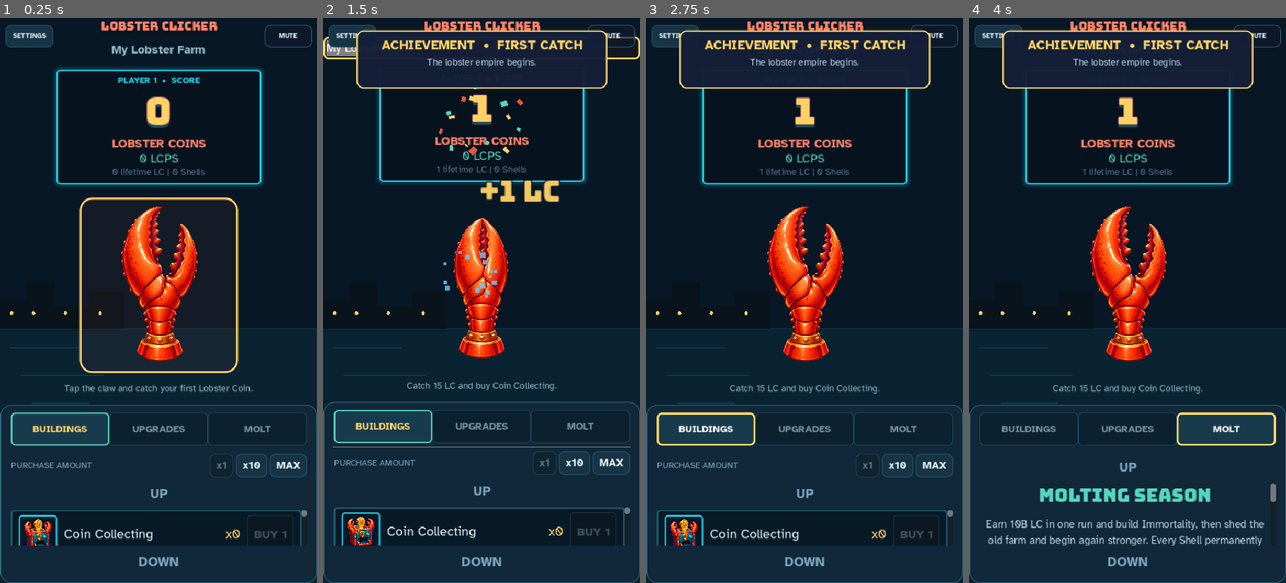
Above: before the commit, frames 1-4 (left to right).
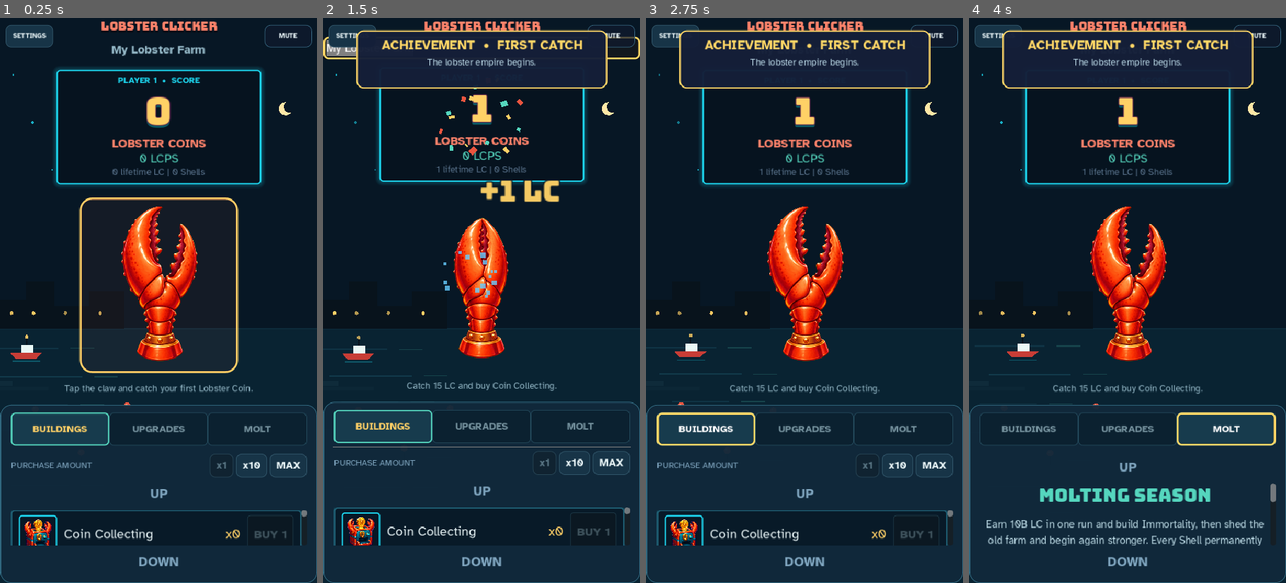
Above: after the commit, the same moments.

Repository: thecryptomasters/lobster-clicker
Game: Godot game, scene res://scenes/main.tscn
Two runs of this game, one before a commit and one after it. Both use one fixed random seed, a clock stepped at 60 frames per second and the inputs below.
Inputs (mouse positions are in pixels of both pictures, inside the frame that each line leads up to):
- Up to frame 1 (0.25 s): no input
- Up to frame 2 (1.5 s): click "My Lobster Farm" at 0.5 s; click (481, 283) at 1.25 s
- Up to frame 3 (2.75 s): click "BUILDINGS" at 2 s
- Up to frame 4 (4 s): click "UPGRADES" at 2.75 s; click "MOLT" at 3.5 s

The runs differ from the first frame. In frame 1, 0.3% of the frame differs, in the area x 3-92%, y 9-69%; in frame 2, 0.2%; in frame 3, 0.3%; in frame 4, 0.3%.

Commit message:
feat: bring the midnight harbor to life

Diff:
--- a/scenes/building_item.gd
+++ b/scenes/building_item.gd
@@ -203,17 +203,23 @@
 
 func _spawn_arcade_coin_burst() -> void:
 	var burst_layer := Node2D.new()
+	burst_layer.name = "PurchaseBurst"
 	burst_layer.position = icon_frame.size * 0.5
 	burst_layer.z_index = 20
 	icon_frame.add_child(burst_layer)
 	var tween := create_tween().set_parallel(true)
 	for i in range(8):
-		var spark := Label.new()
-		spark.text = "●" if i % 2 == 0 else "◆"
-		spark.position = Vector2(-7, -10)
+		# Draw the burst as geometry instead of font glyphs. Unicode circle/diamond
+		# characters can turn into unrelated fallback-font symbols in Web builds.
+		var spark := Polygon2D.new()
+		spark.name = "CoinChip%d" % i
+		spark.polygon = _coin_polygon(6.0, 10) if i % 2 == 0 else PackedVector2Array([
+			Vector2(0.0, -6.0), Vector2(5.0, 0.0),
+			Vector2(0.0, 6.0), Vector2(-5.0, 0.0),
+		])
+		spark.color = Color("#ffd166") if i % 2 == 0 else Color("#1dd9f2")
+		spark.position = Vector2.ZERO
 		spark.scale = Vector2(0.7, 0.7)
-		spark.add_theme_font_size_override("font_size", 15)
-		spark.add_theme_color_override("font_color", Color("#ffd166") if i % 2 == 0 else Color("#1dd9f2"))
 		burst_layer.add_child(spark)
 		var angle := TAU * float(i) / 8.0
 		var target := Vector2(cos(angle), sin(angle)) * (34.0 + float(i % 3) * 5.0)
@@ -222,6 +228,13 @@
 		tween.tween_property(spark, "scale", Vector2(1.15, 1.15), 0.2)
 	tween.finished.connect(burst_layer.queue_free)
 
+func _coin_polygon(radius: float, sides: int) -> PackedVector2Array:
+	var points := PackedVector2Array()
+	for point_index in range(sides):
+		var angle := TAU * float(point_index) / float(sides) - PI * 0.5
+		points.append(Vector2.from_angle(angle) * radius)
+	return points
+
 func _on_lps_changed(_lps: float) -> void:
 	if is_node_ready():
 		_refresh()
--- a/scenes/harbor_backdrop.gd
+++ b/scenes/harbor_backdrop.gd
@@ -7,10 +7,20 @@
 const DOCK := Color("#08131c")
 const GOLD := Color("#ffd166")
 const CORAL := Color("#e9553f")
+const CYAN := Color("#1dd9f2")
+const SEAFOAM := Color("#55d6be")
+
+var _elapsed := 0.0
 
 func _ready() -> void:
 	mouse_filter = Control.MOUSE_FILTER_IGNORE
 	resized.connect(queue_redraw)
+	set_process(true)
+
+func _process(delta: float) -> void:
+	if not GameManager.reduced_motion:
+		_elapsed = fmod(_elapsed + delta, 240.0)
+	queue_redraw()
 
 func _draw() -> void:
 	var size := get_rect().size
@@ -23,7 +33,20 @@
 	draw_rect(Rect2(0, horizon_y, size.x, size.y - horizon_y), WATER)
 	draw_rect(Rect2(0, horizon_y - 2.0, size.x, 3.0), HORIZON)
 
-	# Distant waterfront silhouettes and warm windows.
+	var motion_time := 0.0 if GameManager.reduced_motion else _elapsed
+
+	# A soft moon and a few restrained arcade stars give the sky depth.
+	var moon_x_ratio := 0.90 if size.x < 700.0 else 0.42
+	var moon_position := Vector2(size.x * moon_x_ratio, size.y * 0.16)
+	draw_circle(moon_position, clampf(size.x * 0.018, 10.0, 23.0), Color("#ffe7a6"))
+	draw_circle(moon_position + Vector2(6.0, -3.0), clampf(size.x * 0.017, 9.0, 22.0), SKY)
+	for star_index in range(7):
+		var star_x := size.x * (0.04 + float(star_index) * 0.062)
+		var star_y := size.y * (0.10 + float((star_index * 7) % 17) * 0.012)
+		var twinkle := 0.42 + 0.36 * (0.5 + 0.5 * sin(motion_time * 1.7 + float(star_index)))
+		draw_circle(Vector2(star_x, star_y), 1.2 + float(star_index % 2), Color(CYAN, twinkle))
+
+	# Distant waterfront silhouettes and blinking warm windows.
 	var skyline: Array[Vector2] = [
 		Vector2(0, horizon_y), Vector2(0, horizon_y - 44), Vector2(size.x * 0.08, horizon_y - 44),
 		Vector2(size.x * 0.08, horizon_y - 72), Vector2(size.x * 0.17, horizon_y - 72),
@@ -32,15 +55,51 @@
 		Vector2(size.x * 0.39, horizon_y), Vector2(size.x, horizon_y)
 	]
 	draw_colored_polygon(PackedVector2Array(skyline), DOCK)
-	for ratio in [0.035, 0.105, 0.205, 0.315]:
-		draw_circle(Vector2(size.x * ratio, horizon_y - 24.0), 2.5, GOLD)
+	var window_ratios := [0.035, 0.105, 0.205, 0.315]
+	for light_index in range(window_ratios.size()):
+		var pulse := 0.62 + 0.38 * (0.5 + 0.5 * sin(motion_time * 1.2 + float(light_index) * 1.9))
+		draw_circle(Vector2(size.x * float(window_ratios[light_index]), horizon_y - 24.0), 2.5, Color(GOLD, pulse))
 
-	# Quiet water lines create a cozy, illustrated night-harbor texture.
+	# Water highlights continuously drift and shimmer across the harbor.
 	for i in range(7):
-		var y := horizon_y + 28.0 + i * 42.0
-		var start := size.x * (0.03 + float(i % 3) * 0.035)
+		var y := horizon_y + 28.0 + i * 42.0 + sin(motion_time * 1.15 + float(i)) * 2.4
+		var base_start := size.x * (0.03 + float(i % 3) * 0.035)
 		var length := size.x * (0.18 + float((i + 1) % 3) * 0.04)
-		draw_line(Vector2(start, y), Vector2(start + length, y), Color(WATER_LINE, 0.42), 2.0)
+		var travel := maxf(34.0, size.x * 0.055)
+		var start := base_start + fmod(motion_time * (7.0 + float(i)), travel) - travel
+		draw_line(Vector2(start, y), Vector2(start + length, y), Color(WATER_LINE, 0.34 + float(i % 2) * 0.12), 2.0)
+		draw_line(Vector2(start + length + 18.0, y), Vector2(start + length + 54.0, y), Color(SEAFOAM, 0.18), 1.5)
+
+	# A tiny working boat crosses the middle distance, its lamp blinking slowly.
+	var boat_span := maxf(size.x * 0.48, 420.0)
+	var boat_x := fmod(motion_time * 11.0 + 90.0, boat_span) - 54.0
+	var boat_y := horizon_y + 35.0 + sin(motion_time * 1.4) * 2.0
+	var hull := PackedVector2Array([
+		Vector2(boat_x - 24.0, boat_y), Vector2(boat_x + 25.0, boat_y),
+		Vector2(boat_x + 15.0, boat_y + 9.0), Vector2(boat_x - 16.0, boat_y + 9.0),
+	])
+	draw_colored_polygon(hull, Color("#c83d36"))
+	draw_rect(Rect2(boat_x - 7.0, boat_y - 11.0, 18.0, 11.0), Color("#eaf8f6"))
+	draw_line(Vector2(boat_x + 1.0, boat_y - 11.0), Vector2(boat_x + 1.0, boat_y - 23.0), DOCK, 2.0)
+	var boat_light_alpha := 0.58 + 0.42 * (0.5 + 0.5 * sin(motion_time * 2.3))
+	draw_circle(Vector2(boat_x + 1.0, boat_y - 24.0), 2.7, Color(GOLD, boat_light_alpha))
+	draw_line(Vector2(boat_x - 20.0, boat_y + 13.0), Vector2(boat_x + 22.0, boat_y + 13.0), Color(CYAN, 0.28), 2.0)
+
+	# Bobbing arcade buoys anchor the foreground water.
+	for buoy_index in range(3):
+		var buoy_x := size.x * (0.11 + float(buoy_index) * 0.145)
+		var buoy_y := horizon_y + size.y * (0.14 + float(buoy_index % 2) * 0.075) + sin(motion_time * 1.55 + float(buoy_index) * 2.0) * 4.0
+		draw_line(Vector2(buoy_x, buoy_y + 7.0), Vector2(buoy_x, buoy_y + 18.0), Color(DOCK, 0.8), 2.0)
+		draw_circle(Vector2(buoy_x, buoy_y), 5.0, CORAL)
+		draw_circle(Vector2(buoy_x - 1.5, buoy_y - 1.5), 1.4, Color("#ffb27f"))
+
+	# Thin fog ribbons drift behind the claw at low opacity.
+	for fog_index in range(4):
+		var fog_span := maxf(size.x * 0.52, 460.0)
+		var fog_x := fmod(motion_time * (3.0 + float(fog_index) * 0.35) + float(fog_index) * 140.0, fog_span) - 100.0
+		var fog_y := horizon_y + 82.0 + float(fog_index) * 48.0
+		draw_line(Vector2(fog_x, fog_y), Vector2(fog_x + 118.0, fog_y), Color("#8ed7df", 0.045), 9.0)
+		draw_line(Vector2(fog_x + 36.0, fog_y + 8.0), Vector2(fog_x + 172.0, fog_y + 8.0), Color("#8ed7df", 0.025), 6.0)
 
 	# Foreground dock posts frame the click zone at large sizes.
 	if size.x >= 700.0:
--- a/tests/run_tests.gd
+++ b/tests/run_tests.gd
@@ -255,7 +255,9 @@
 	_expect(arcade_first_building.icon_texture.texture != null and arcade_first_building.icon_badge.visible == false, "first building uses illustrated arcade cabinet art")
 	var final_illustrated_building = main_ui.building_container.get_child(8)
 	_expect(final_illustrated_building.icon_texture.texture != null and final_illustrated_building.icon_badge.visible == false, "all nine buildings use illustrated arcade cabinet art")
-	_expect(main_ui.get_node_or_null("HarborBackdrop") != null, "Midnight Harbor backdrop is present")
+	var harbor_backdrop = main_ui.get_node_or_null("HarborBackdrop")
+	_expect(harbor_backdrop != null, "Midnight Harbor backdrop is present")
+	_expect(harbor_backdrop != null and harbor_backdrop.is_processing(), "living harbor animation is active")
 	_expect(main_ui.title_label.get_theme_font("font") != null, "local display typography is applied")
 	main_ui._refresh_molt()
 	_expect(main_ui.molt_progress_bar.value == 0.0, "Molting presentation starts with an empty progress meter")
@@ -347,6 +349,15 @@
 	var first_building_item = main_ui.building_container.get_child(0)
 	first_building_item.buy_button.pressed.emit()
 	_expect(GameManager.building_counts[0] == 1, "main-scene smoke buys the first building through its real button")
+	var purchase_burst = first_building_item.icon_frame.find_child("PurchaseBurst", false, false)
+	_expect(purchase_burst != null, "building purchase triggers its arcade particle burst")
+	var burst_uses_geometry := purchase_burst != null
+	if purchase_burst:
+		for burst_particle in purchase_burst.get_children():
+			if not burst_particle is Polygon2D:
+				burst_uses_geometry = false
+				break
+	_expect(burst_uses_geometry, "purchase burst uses drawn geometry instead of font-dependent symbols")
 	var scene_save := GameManager.get_save_data()
 	GameManager.reset_progress()
 	GameManager.load_save_data(scene_save)
Not shown, changed: export/index.html
Not shown, changed: export/index.pck
